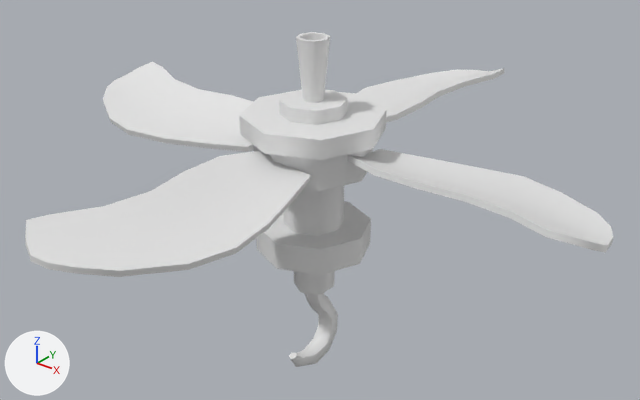
The FBX model Assets/Models/Parkour/propeller.fbx, before and after one commit.
Both versions are drawn from a 50 mm camera at (5.59, -6.87, 4.89) aimed at (0.01, 0.09, 0.57). Every picture has the same lights, and +X, +Y and +Z are marked at lower left. Where no turn or scale is listed for an object, it has been applied to the vertices.

The older version as bpy lines, for what is in view:
```python
me_hook_propeller = bpy.data.meshes.new('hook_propeller')
me_hook_propeller.from_pydata(...)  # 72 vertices, 68 faces; spans x -0.21..0.21, y -0.44..0.38, z -1.58..0.0
me_propeller = bpy.data.meshes.new('propeller')
me_propeller.from_pydata(...)  # 120 vertices, 114 faces; spans x -0.78..0.78, y -0.78..0.78, z 0.02..2.45
me_propeller_wing = bpy.data.meshes.new('propeller_wing')
me_propeller_wing.from_pydata(...)  # 280 vertices, 272 faces; spans x -3.38..3.38, y -3.38..3.38, z 1.11..1.45
ob_hook_propeller = bpy.data.objects.new('hook_propeller', me_hook_propeller)
ob_hook_propeller.location = (0.0, 0.0, 0.0)
ob_propeller = bpy.data.objects.new('propeller', me_propeller)
ob_propeller.location = (0.0, 0.0, 0.0)
ob_propeller_wing = bpy.data.objects.new('propeller_wing', me_propeller_wing)
ob_propeller_wing.location = (0.0, 0.0, 0.0)
```
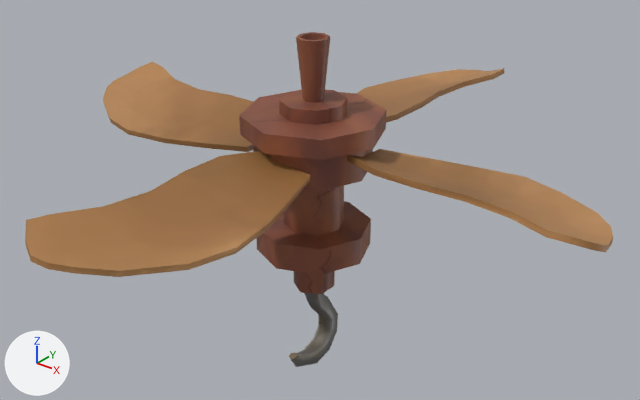
Scene script edits in JSON lines:
```json
{"op": "add", "block": "img_propeller_png", "code": ["img_propeller_png = load_image('propeller.png', 'propeller.png', 512, 512, 'sRGB')"]}
{"op": "add", "block": "mat_propeller", "code": ["mat_propeller = principled_material('propeller')", "mat_propeller.texture = img_propeller_png"]}
{"block": "me_propeller", "where": "me_propeller.from_pydata(...)  # 120 vertices, 114 faces; spans x -0.78..0.78, y -0.78..0.78, z 0.02..2.45"}
{"op": "add", "block": "me_propeller", "code": "me_propeller.materials.append(mat_propeller)  # picture img_propeller_png"}
{"block": "me_hook_propeller", "where": "me_hook_propeller.from_pydata(...)  # 72 vertices, 68 faces; spans x -0.21..0.21, y -0.44..0.38, z -1.58..0.0"}
{"block": "me_hook_propeller", "where": "# used by ob_hook_propeller; location = (0.0, 0.0, 0.0)"}
{"block": "me_hook_propeller", "change": "me_hook_propeller part 2: texture (UV) coordinates of 68 of 68 faces, centred in x -0.21..0.21, y -0.4..0.35, z -1.51..0.0, changed; they spanned u 0.0..1.0, v 0.01..1.0 and now span u 0.6..0.98, v 0.03..0.39"}
{"op": "add", "block": "me_hook_propeller", "code": "me_hook_propeller.materials.append(mat_propeller)  # picture img_propeller_png"}
{"block": "me_propeller_wing", "where": "me_propeller_wing.from_pydata(...)  # 280 vertices, 272 faces; spans x -3.38..3.38, y -3.38..3.38, z 1.11..1.45"}
{"block": "me_propeller_wing", "where": "# used by ob_propeller_wing; location = (0.0, 0.0, 0.0)"}
{"block": "me_propeller_wing", "change": "me_propeller_wing part 1: texture (UV) coordinates of 272 of 272 faces, centred in x -3.37..3.37, y -3.37..3.37, z 1.12..1.4, changed; they spanned u 0.12..0.88, v 0.0..1.0 and now span u 0.01..0.6, v 0.01..0.98"}
{"op": "add", "block": "me_propeller_wing", "code": "me_propeller_wing.materials.append(mat_propeller)  # picture img_propeller_png"}
```

Boxes (x1, y1, x2, y2) around the edits, measured in the pictures (640 x 400 px):
```json
{"object": "propeller_wing", "change": "recoloured, surface changed", "before": [25, 62, 613, 277], "after": [25, 62, 613, 277], "on screen": "white to brown"}
{"object": "propeller", "change": "recoloured", "before": [239, 32, 386, 275], "after": [239, 32, 386, 275], "on screen": "grey to brown"}
{"object": "hook_propeller", "change": "recoloured, surface changed", "before": [289, 271, 338, 367], "after": [289, 271, 338, 367]}
```
